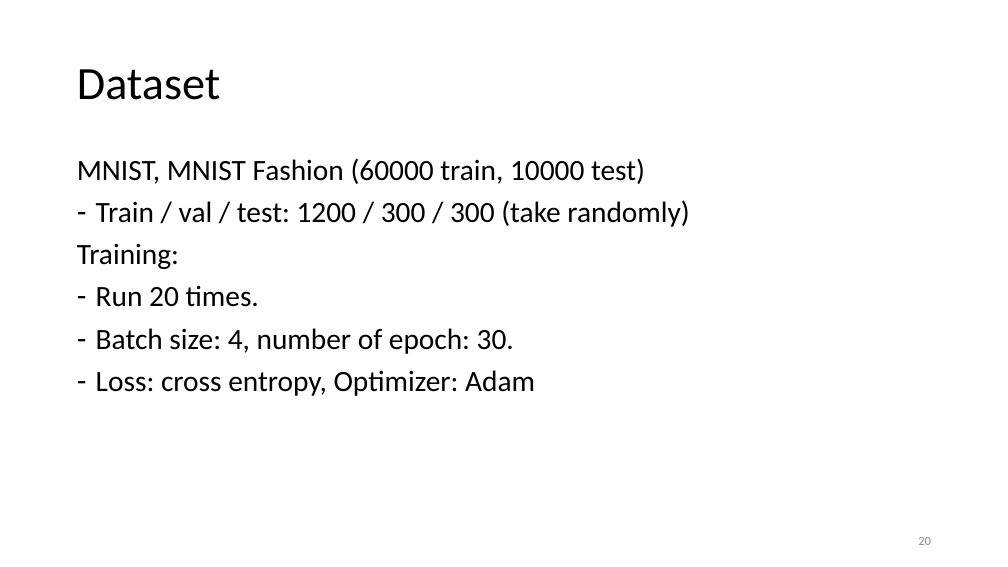
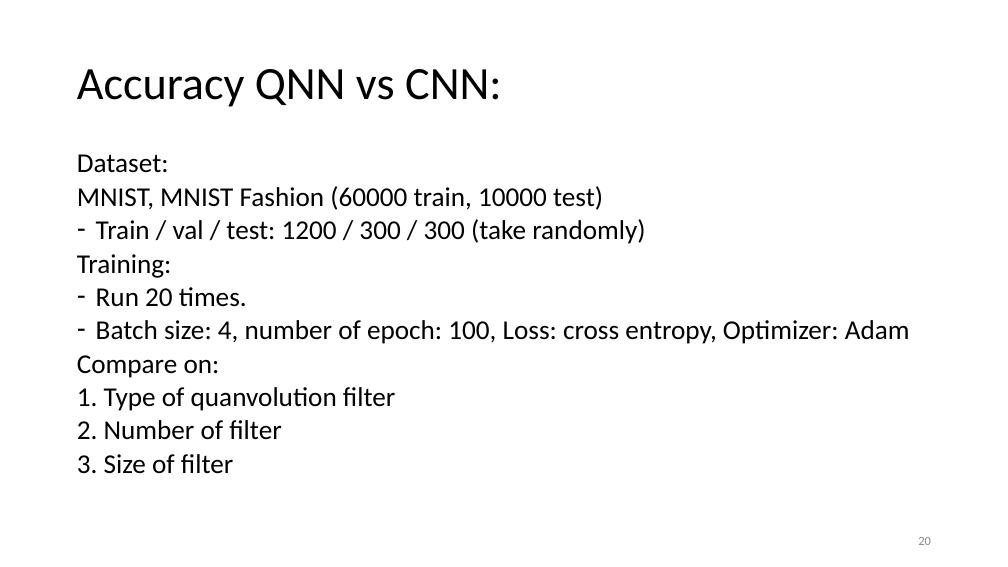
Before and after one commit to vutuanhai237/DynamicQNN, a slide deck: slide 20 of thesis/Quanvolutional neural network.pptx. Drawn at 1008x567 pixels with LibreOffice and Linux fonts; fonts in the diff are those of the drawing. Boxes give left, top, right and bottom in pixels: in the first picture for what was removed or moved away, otherwise in the second. Text is boxed around its words. In the diff, an @@ line names an element or a change of style, - is before the commit and + after.

```diff
--- a/thesis/Quanvolutional neural network.pptx
+++ b/thesis/Quanvolutional neural network.pptx
@@ title at box(77, 69, 502, 107): text changed @@
-Dataset
+Accuracy QNN vs CNN:
@@ text at box(77, 154, 169, 173): paragraph added @@
+Dataset:
@@ text at box(77, 186, 645, 307): size 28 to 25.9 pt in "MNIST, MNIST Fashion (60000 train, 10000 test)", "Train / val / test: 1200 / ...", "Training:", "Run 20 times."; line spacing 0.9 to 0.7 @@
@@ text at box(77, 320, 910, 474): text changed; size 28 to 25.9 pt @@
-– Batch size: 4, number of epoch: 30.
-– Loss: cross entropy, Optimizer: Adam
+– Batch size: 4, number of epoch: 100, Loss: cross entropy, Optimizer: Adam
+Compare on:
+1. Type of quanvolution filter
+2. Number of filter
+3. Size of filter
```
Also in this commit, not shown: 6 other slides changed, 4 slides added, 17 other files.
